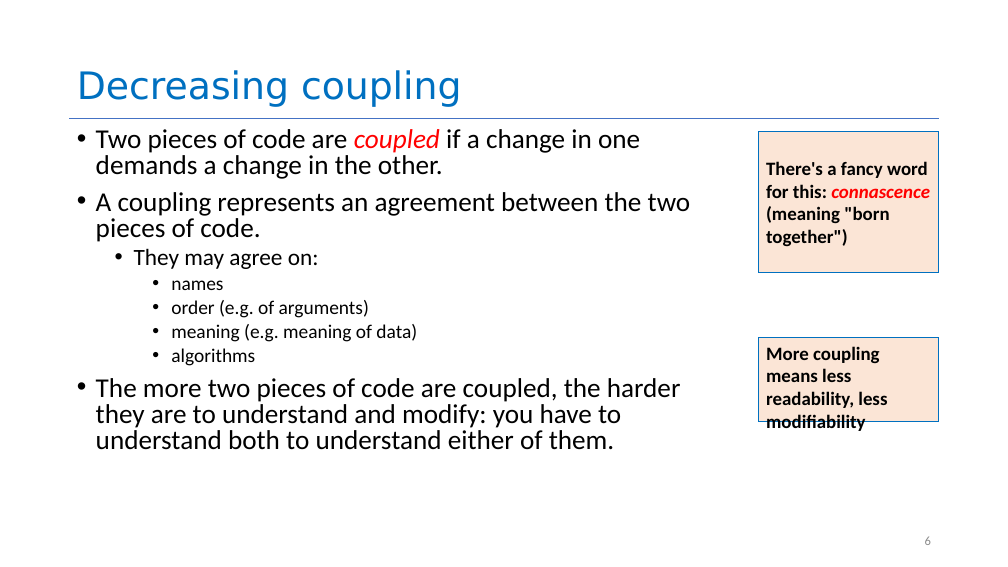
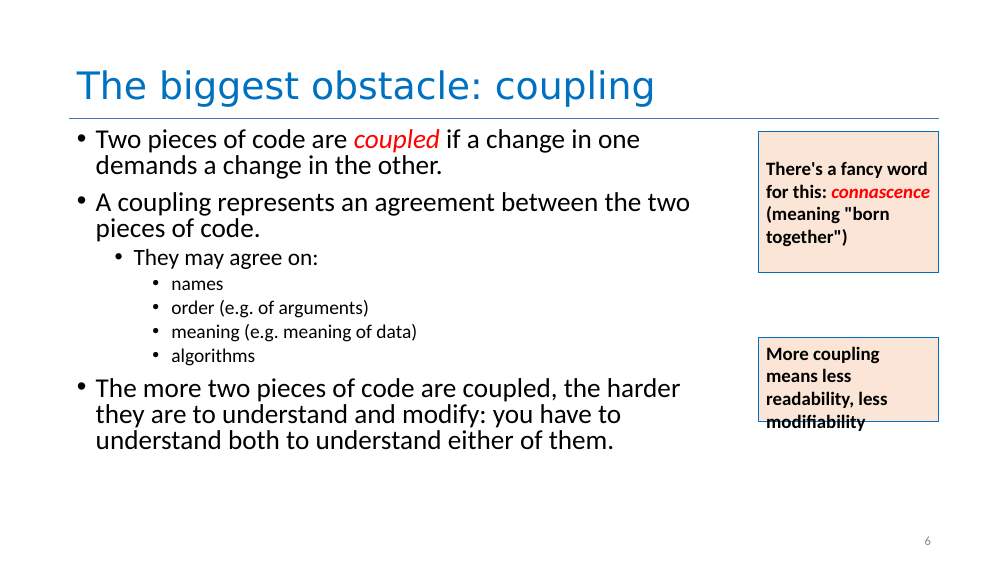
Before and after one commit to neu-se/CS4530-CS5500-Spring-2021, a slide deck: slide 6 of Slides/Lesson 1.2 General Program Design Principles.pptx. Drawn at 1008x567 pixels with LibreOffice and Linux fonts; fonts in the diff are those of the drawing. Boxes give left, top, right and bottom in pixels: in the first picture for what was removed or moved away, otherwise in the second. Text is boxed around its words. In the diff, an @@ line names an element or a change of style, - is before the commit and + after.

```diff
--- a/Slides/Lesson 1.2 General Program Design Principles.pptx
+++ b/Slides/Lesson 1.2 General Program Design Principles.pptx
@@ title at box(77, 70, 656, 107): text changed @@
-Decreasing coupling
+The biggest obstacle: coupling
```
Also in this commit, not shown: 11 other slides changed.
